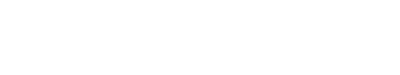
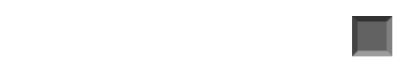
Before/after of a 400x75 layered artwork. What changed in the layer stack:
showed "Shape 1" over (352, 16, 393, 57)
